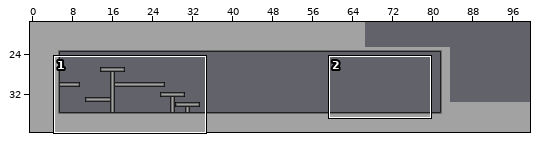
A Tiled map gets an edit: Maps/testMap.tmx. Above: a wide view before the commit, with the close-up outlined.
Close-up. Earlier state:
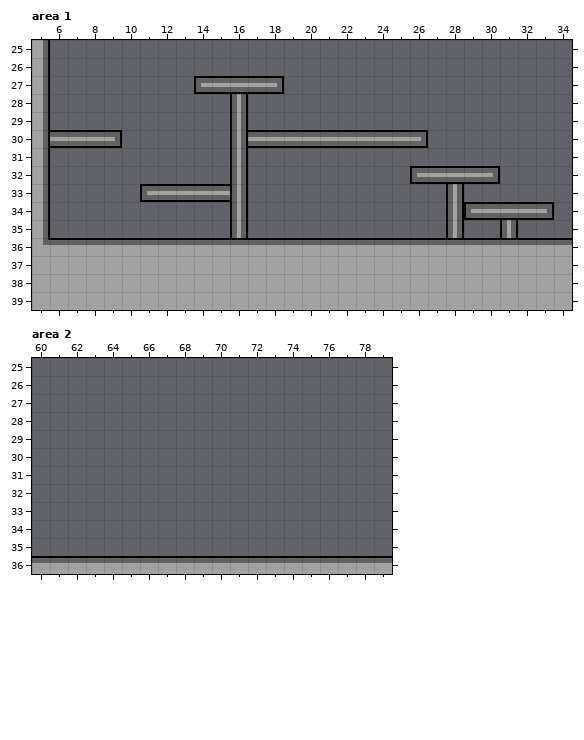
Cells are 32x32 px. Shown: area 1 x 5..34, y 25..39; area 2 x 60..79, y 25..36. The commit also changed other parts of the map, which this record leaves out.
After the commit:
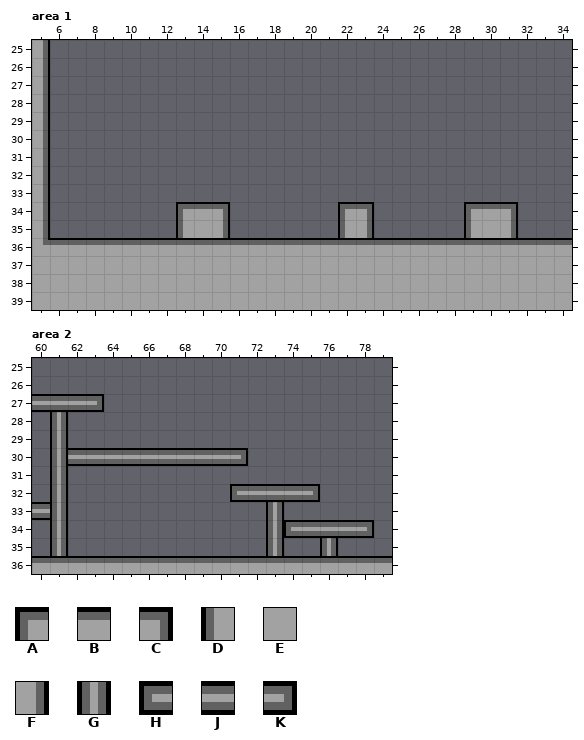
Key: from "testTileSet": A 0, B 1, C 2, D 8, E 9, F 10, G 13, H 19, J 20, K 22.
_ is an empty cell.
The exact change:
Layer "Tiles", area 1:
Tile A replaces tile H in row 34 at x 29.
Tile A is added in row 34 at x 13 and 22.
Tile B replaces tile J in row 34 at x 30.
Tile B is added in row 34 at x 14.
Tile C replaces tile J in row 34 at x 31.
Tile C is added in row 34 at x 15 and 23.
Tile D is added in row 35 at x 13, 22 and 29.
Tile E is added in row 35 at x 14 and 30.
Tile F replaces tile G in row 35 at x 31.
Tile F is added in row 35 at x 15 and 23.
Tile G is gone in rows 28 to 32 at x 16; in rows 33 to 35 at x 16 and 28.
Tile H is gone in row 27 at x 14; in row 32 at x 26; in row 33 at x 11.
Tile J is gone in row 27 at x 15 to 17; in row 30 at x 6 to 8 and 17 to 25; in row 32 at x 27 to 29; in row 33 at x 12 to 15; in row 34 at x 32.
Tile K is gone in row 27 at x 18; in row 30 at x 9 and 26; in row 32 at x 30; in row 34 at x 33.
Layer "Tiles", area 2:
Tile G is added in rows 28 to 32 at x 61; in rows 33 to 34 at x 61 and 73; in row 35 at x 61, 73 and 76.
Tile H is added in row 32 at x 71; in row 34 at x 74.
Tile J is added in row 27 at x 60 to 62; in row 30 at x 62 to 70; in row 32 at x 72 to 74; in row 33 at x 60; in row 34 at x 75 to 77.
Tile K is added in row 27 at x 63; in row 30 at x 71; in row 32 at x 75; in row 34 at x 78.
Where, in picture pixels (left, top, right, bottom), the same in both close-ups:
changed: (140, 76, 554, 238)
removed: (50, 130, 122, 148)
added: (32, 394, 374, 556)
